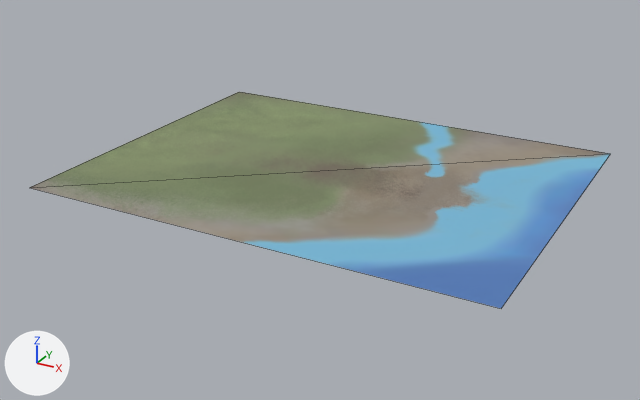
The glTF model ground_plane2.glb, before and after one commit.
Rendered twice from a 50 mm lens placed at (33.2, -62.3, 28.3), pointed at (-0.5, -1.0, -2.4). The axes (+X, +Y, +Z) are drawn at lower left. The lights are the same throughout. The picture after the commit comes second. Mesh edges are drawn as thin lines. Where no turn or scale is listed for an object, it has been applied to the vertices.

Names of what the first picture shows: 'ground_plane'.
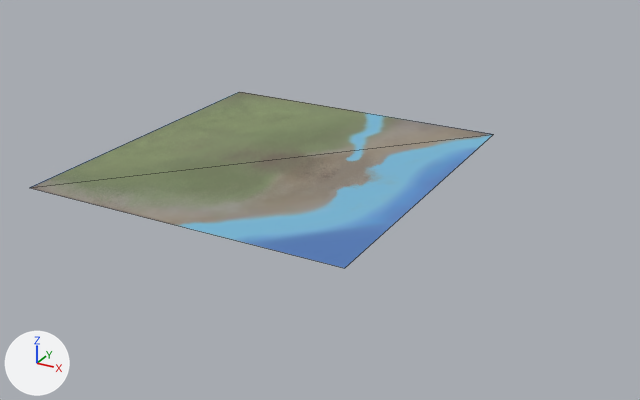
The newer file is also rescaled (x1.032), turned or shifted as a whole; pictures and numbers use the older file's frame.

Boxes [x1, y1, x2, y2] around the edits, measured in the pictures (640 x 400 px):
'ground_plane', reshaped (20% narrower, 18% shorter)
    before: [30, 92, 610, 308]
    after: [30, 92, 493, 268]

What the commit changed:
me_plane_003 is used by ob_ground_plane; location (0.0, 0.0, -0.01).
me_plane_003 had 4 vertices, 2 faces and spanned x -20.0..20.0, y -15.0..16.0, z 0.0.
me_plane_003 now has 4 vertices, 2 faces and spans x -20.0..9.1, y -15.0..16.0, z 0.0.
Part 1, on me_plane_003:
Vertex 1 of me_plane_003 moves from (20.0, -15.0, 0.0) at pixel (501, 308) to (9.1, -15.0, 0.0) at pixel (344, 268).
Vertex 3 of me_plane_003 moves from (20.0, 16.0, 0.0) at pixel (610, 153) to (9.1, 16.0, 0.0) at pixel (493, 134).
